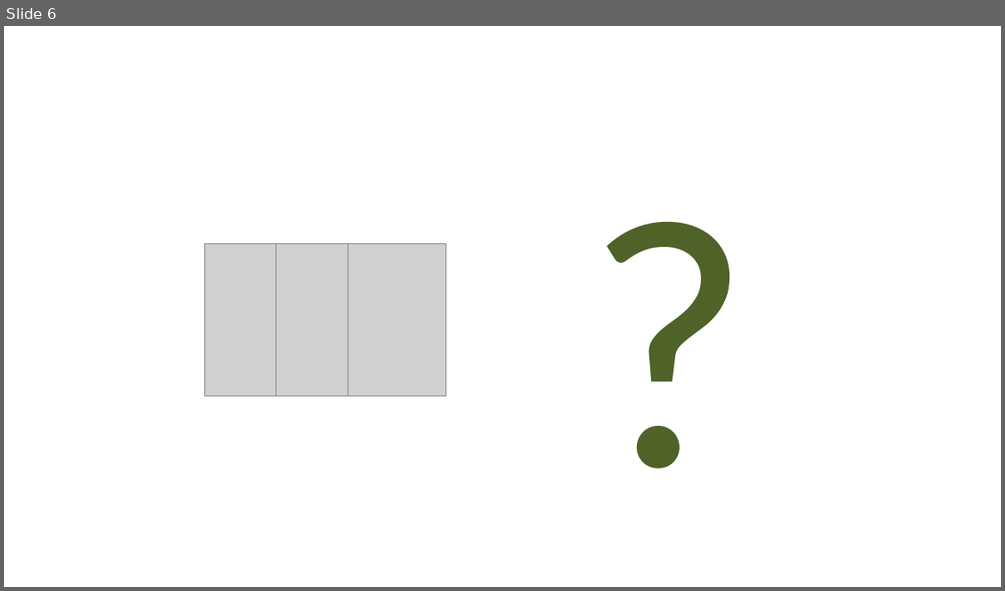
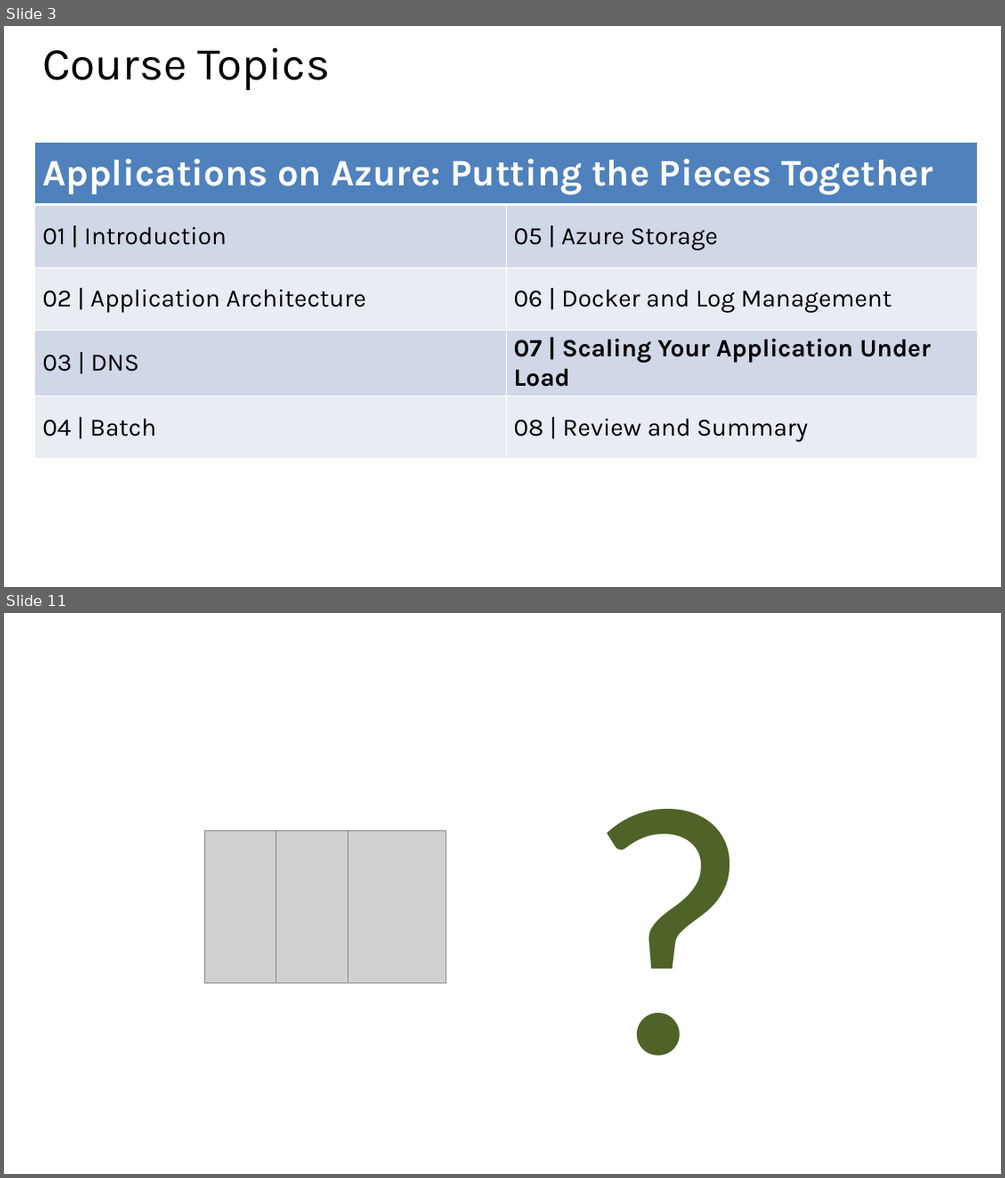
Before and after one commit to MisterJames/AzureImageProcessing, a slide deck: Presentation Materials/MVA-ApplicationsOnAzure-07.pptx. Shown one above the other, each under a label of ours: slide 6 before the commit, slides 3 and 11 after it; the slides between them are not shown. The pictures are 1005x591 and 1005x1178 pixels, drawn with LibreOffice and Linux fonts; fonts in the diff are those of the drawing; grey boxes stand for pictures. Boxes give left, top, right and bottom in pixels: in the first picture for what was removed or moved away, otherwise in the second. Text is boxed around its words. In the diff, an @@ line names an element or a change of style, - is before the commit and + after.

```diff
--- a/Presentation Materials/MVA-ApplicationsOnAzure-07.pptx
+++ b/Presentation Materials/MVA-ApplicationsOnAzure-07.pptx
@@ slide 3 added at [4, 26, 1001, 587], background #FFFFFF @@
@@ title added at [42, 47, 330, 90], 44 pt, text #000000 @@
+Course Topics
@@ table added at [34, 142, 977, 456], 5 rows, 2 columns @@
+Applications on Azure: Putting the Pieces Together | 
+01 | Introduction | 05 | Azure Storage
+02 | Application Architecture | 06 | Docker and Log Management
+03 | DNS | 07 | Scaling Your Application Under Load
+04 | Batch | 08 | Review and Summary
@@ what was slide 6 is now slide 11 @@
```
Also in this commit, not shown: 5 slides changed, 6 other slides added, 1 slide removed, 1 other file.
